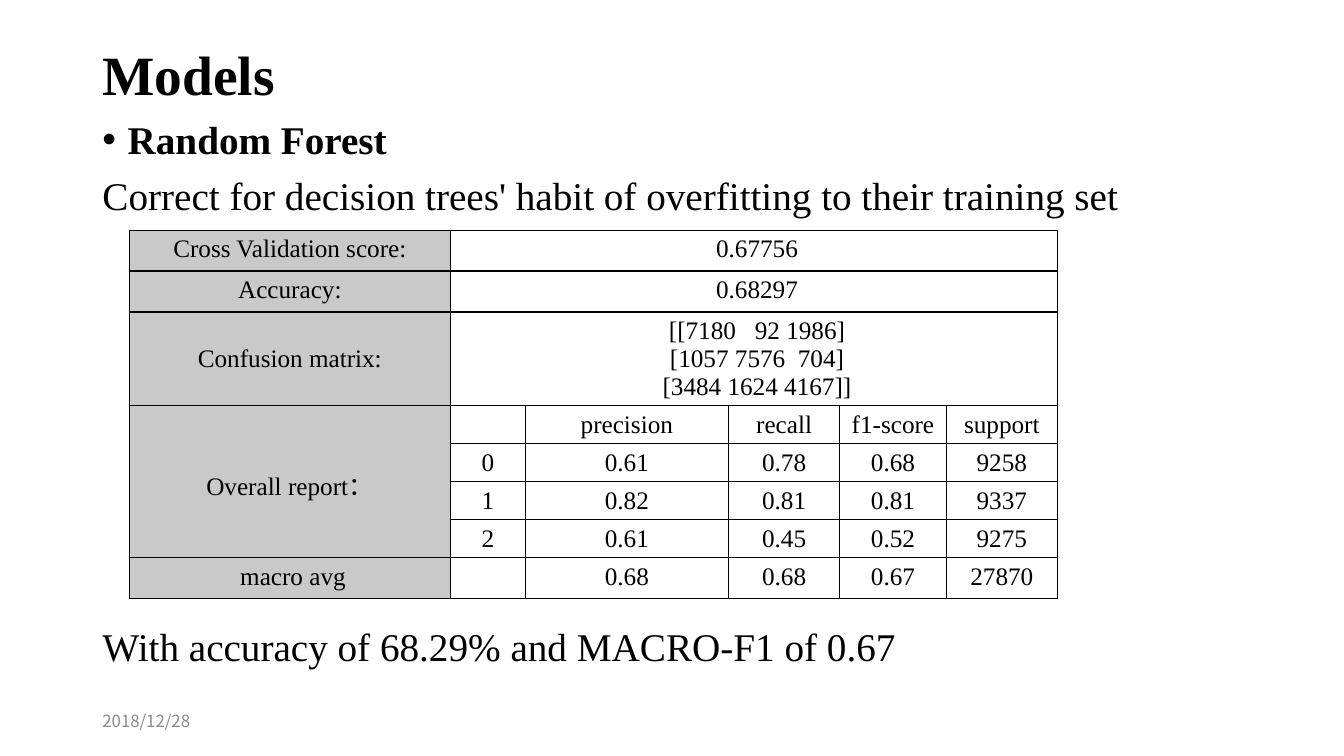
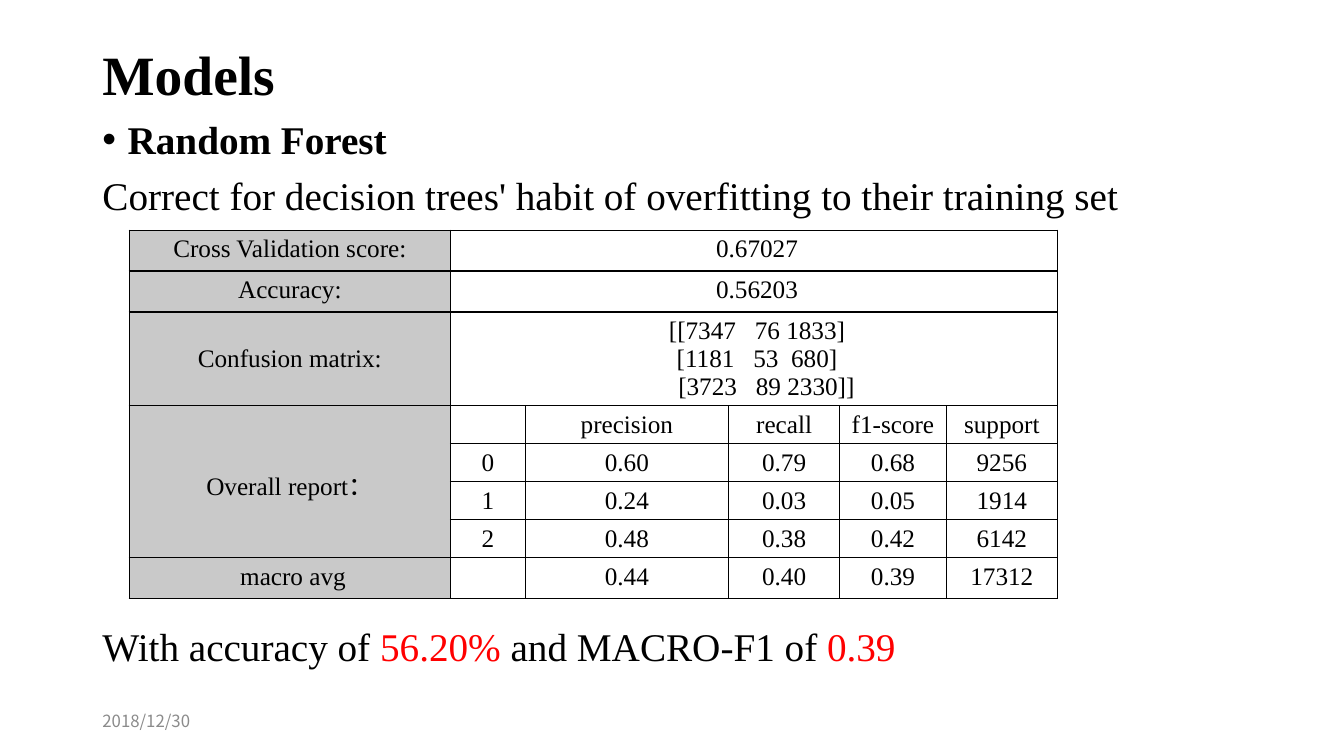
Before and after one commit to freesinger/readmission_prediction, a slide deck: slide 7 of Readmission Predicition.pptx. Drawn at 1344x756 pixels with LibreOffice and Linux fonts; fonts in the diff are those of the drawing. Boxes give left, top, right and bottom in pixels: in the first picture for what was removed or moved away, otherwise in the second. Text is boxed around its words. In the diff, an @@ line names an element or a change of style, - is before the commit and + after.

```diff
--- a/Readmission Predicition.pptx
+++ b/Readmission Predicition.pptx
@@ table at <box>129,230,1058,615</box> @@
-row 1, column 2: 0.67756
+row 1, column 2: 0.67027
-row 2, column 2: 0.68297
+row 2, column 2: 0.56203
-row 3, column 2: [[7180 92 1986] / [1057 7576 704] / [3484 1624 4167]]
+row 3, column 2: [[7347 76 1833] / [1181 53 680] / [3723 89 2330]]
-row 5:  | 0 | 0.61 | 0.78 | 0.68 | 9258
+row 5:  | 0 | 0.60 | 0.79 | 0.68 | 9256
-row 6:  | 1 | 0.82 | 0.81 | 0.81 | 9337
+row 6:  | 1 | 0.24 | 0.03 | 0.05 | 1914
-row 7:  | 2 | 0.61 | 0.45 | 0.52 | 9275
+row 7:  | 2 | 0.48 | 0.38 | 0.42 | 6142
-row 8: macro avg |  | 0.68 | 0.68 | 0.67 | 27870
+row 8: macro avg |  | 0.44 | 0.40 | 0.39 | 17312
@@ text at <box>102,633,895,668</box>: text changed @@
-With accuracy of 68.29% and MACRO-F1 of 0.67
+With accuracy of 56.20% and MACRO-F1 of 0.39
@@ text at <box>102,714,190,730</box>: text changed @@
-2018/12/28
+2018/12/30
```
Also in this commit, not shown: 8 other slides changed, 9 other files.
